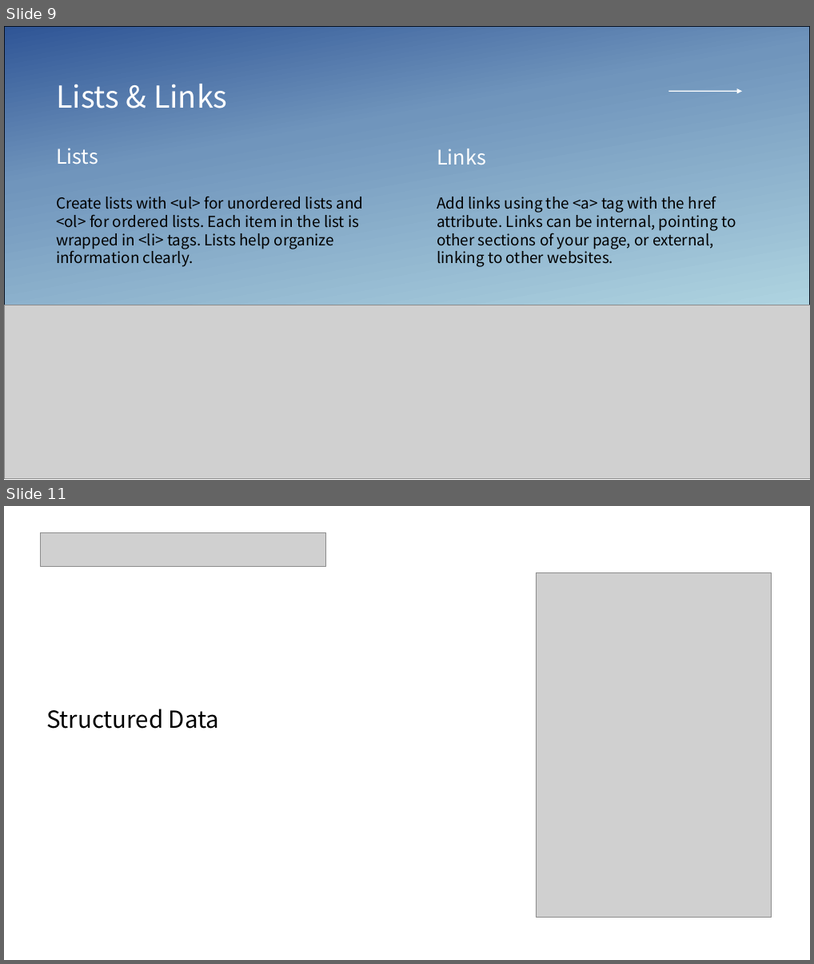
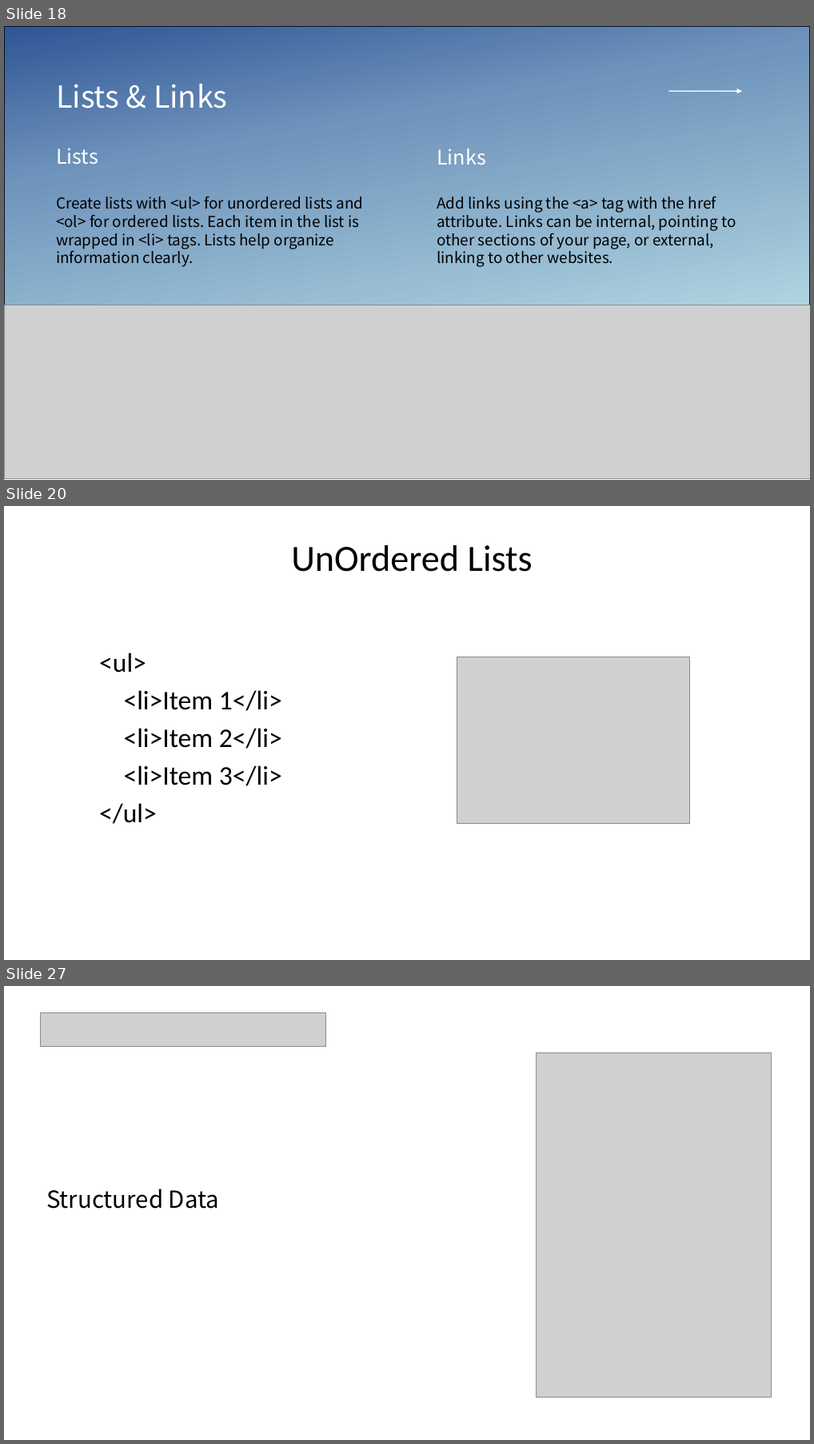
Before and after one commit to seanwhs/HTML-Crash-Course, a slide deck: HTML Crash Course – 1 Day.pptx. Shown one above the other, each under a label of ours: slides 9 and 11 before the commit, slides 18, 20 and 27 after it; the slides between them are not shown. The pictures are 814x964 and 814x1444 pixels, drawn with LibreOffice and Linux fonts; fonts in the diff are those of the drawing; grey boxes stand for pictures. Boxes give left, top, right and bottom in pixels: in the first picture for what was removed or moved away, otherwise in the second. Text is boxed around its words. In the diff, an @@ line names an element or a change of style, - is before the commit and + after.

```diff
--- a/HTML Crash Course – 1 Day.pptx
+++ b/HTML Crash Course – 1 Day.pptx
@@ slide 20 added at box(4, 506, 810, 960), background #FFFFFF @@
@@ text added at box(291, 545, 533, 572), 44 pt, text #000000 @@
+UnOrdered Lists
@@ text added at box(99, 652, 282, 824), 32 pt, text #000000 @@
+<ul>
+<li>Item 1</li>
+<li>Item 2</li>
+<li>Item 3</li>
+</ul>
@@ picture added at box(457, 656, 690, 823) @@
@@ what was slide 9 is now slide 18 @@
@@ what was slide 11 is now slide 27 @@
```
Also in this commit, not shown: 1 slide changed, 44 other slides added.
